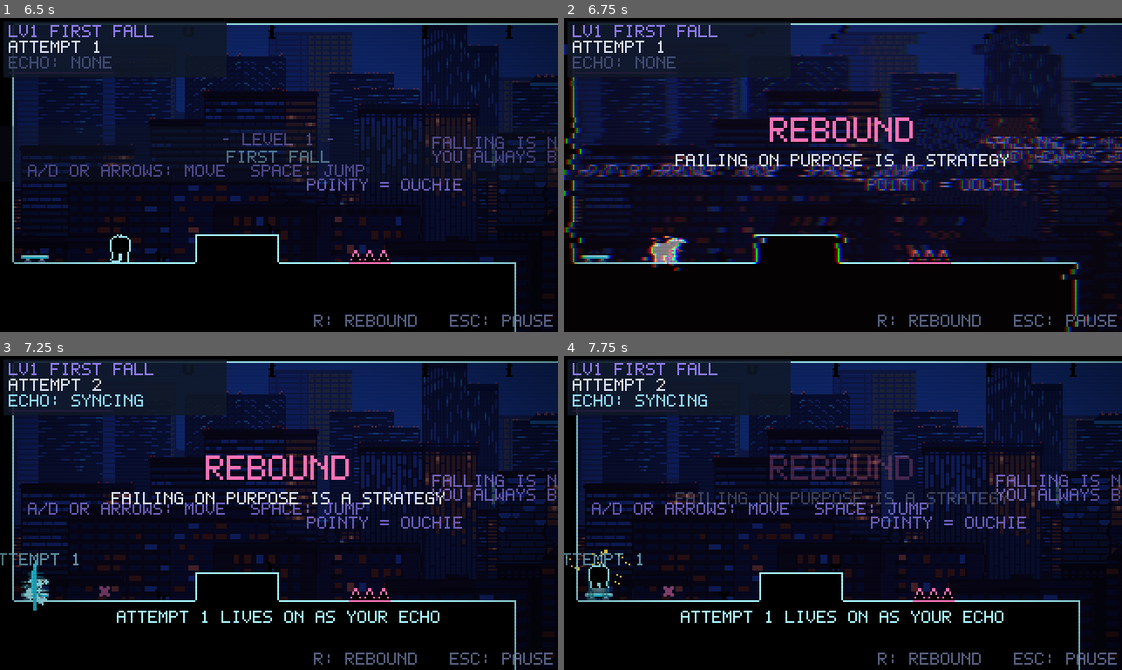
Above: before the commit, frames 1-4 (two rows, left to right).
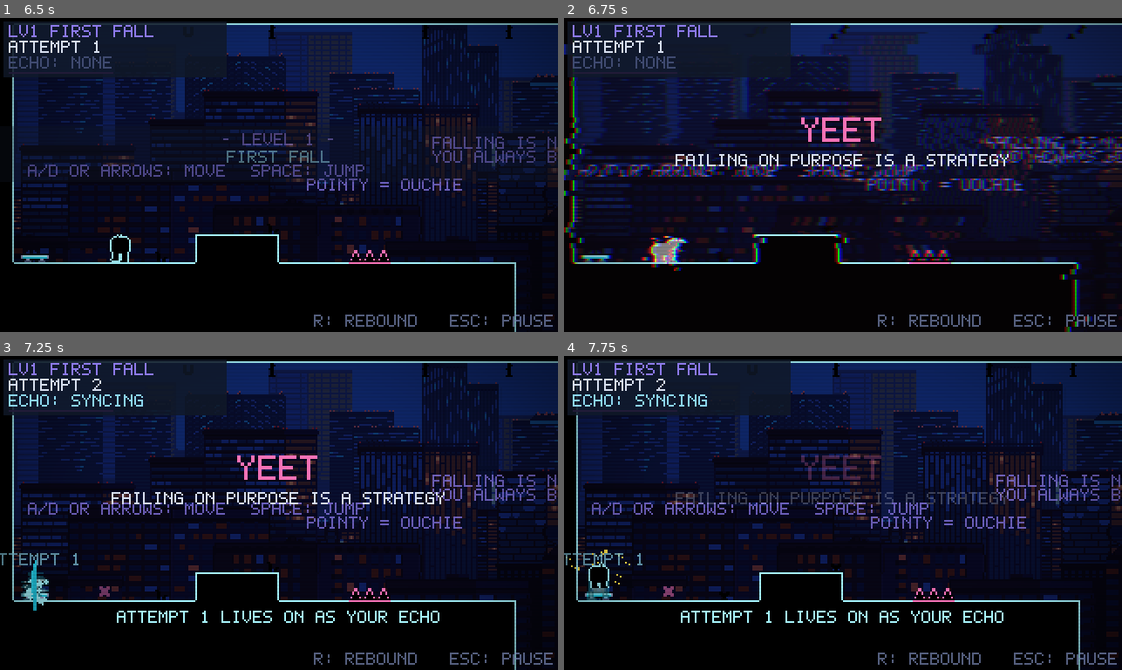
Above: after the commit, the same moments.

Repository: FaizeenHoque/Rebound
Game: Godot game, scene res://scenes/ui/main_menu.tscn
Same seed, same stepped clock (60 frames per second), same inputs: the game is played once before the commit and once after it. Sound files missing from this copy of the repository are replaced by a short silence.
Inputs (mouse positions are in pixels of both pictures, inside the frame that each line leads up to):
- Up to frame 1 (6.5 s): click "PLAY" at 0.5 s; move the mouse to (401, 159) at 1.27 s; hold D (move_right) 1.28-2.78 s; tap R (rebound) at 1.35, 4.35 s; click (401, 159) at 1.42 s; tap Space (jump) at 1.52, 2.27, 4.52, 5.27, 6.02 s; move the mouse to (167, 190) at 2.02 s; tap Z at 2.1, 5.1 s; move the mouse to (334, 105) at 2.77 s; hold A (move_left) 2.78-3.5 s; tap P at 2.85, 5.85 s; click "RESTART LEVEL" at 3.5 s; move the mouse to (251, 237) at 4.27 s; hold D (move_right) 4.28-5.78 s; click (251, 237) at 4.42 s; move the mouse to (446, 222) at 5.02 s; move the mouse to (111, 127) at 5.77 s; hold A (move_left) from 5.78 s (still down)
- Up to frame 2 (6.75 s): move the mouse to (870, 175) at 6.52 s; release A (move_left) at 6.53 s; hold D (move_right) from 6.53 s (still down); tap R (rebound) at 6.6 s; click (870, 175) at 6.67 s
- Up to frame 3 (7.25 s): keep holding D (move_right)
- Up to frame 4 (7.75 s): move the mouse to (759, 434) at 7.27 s; release D (move_right) at 7.28 s; hold A (move_left) from 7.28 s (still down); tap Z at 7.35 s; tap Space (jump) at 7.52 s

Frame 1 is identical in both runs. In frame 2, 1.0% of the frame differs, in the area x 36-63%, y 31-40%; in frame 3, 1.0%; in frame 4, 1.0%.

Commit message:
Meme death messages
Deaths now announce SKILL ISSUE, BRUH MOMENT, EMOTIONAL DAMAGE, IT'S
JOEVER, L + RATIO and friends (still with the fail-forward sub-lines),
and pressing R says YEET.

Diff:
--- a/scripts/level.gd
+++ b/scripts/level.gd
@@ -33,12 +33,18 @@
 
 ## Shown while the robot glitches out. [headline, subline]
 const FAIL_LINES := [
-	["FAIL FORWARD", "EVERY FALL LEAVES SOMETHING BEHIND"],
-	["BOUNCE BACK", "THIS ATTEMPT BECOMES YOUR ECHO"],
-	["NOT THE END", "YOUR FAILURE STAYS IN THE WORLD"],
-	["AGAIN", "THE WORLD RESETS. YOUR FAILURE REMAINS"],
+	["SKILL ISSUE", "EVERY FALL LEAVES SOMETHING BEHIND"],
+	["BRUH MOMENT", "THIS ATTEMPT BECOMES YOUR ECHO"],
+	["EMOTIONAL DAMAGE", "YOUR FAILURE STAYS IN THE WORLD"],
+	["IT'S JOEVER", "...OR IS IT? BOUNCE BACK"],
+	["L + RATIO", "THE WORLD RESETS. YOUR FAILURE REMAINS"],
+	["NOT LIKE THIS", "YOUR ECHO WILL REMEMBER THIS"],
+	["MISSION FAILED", "WE'LL GET 'EM NEXT TIME"],
+	["CERTIFIED OOF", "FAIL FORWARD"],
+	["YOU DIED (LOL)", "BUT YOUR FAILURE LIVES ON"],
+	["GIT GUD", "OR JUST FAIL SMARTER"],
 ]
-const REBOUND_LINE := ["REBOUND", "FAILING ON PURPOSE IS A STRATEGY"]
+const REBOUND_LINE := ["YEET", "FAILING ON PURPOSE IS A STRATEGY"]
 
 const DEATH_TIME := 0.6
 const RESPAWN_TIME := 0.75
